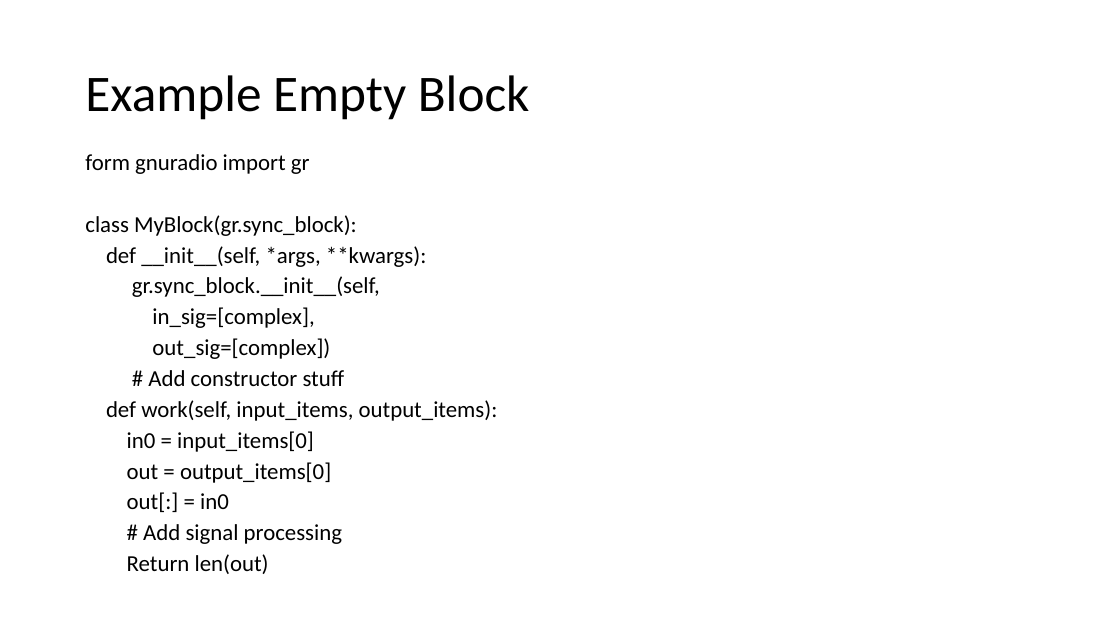
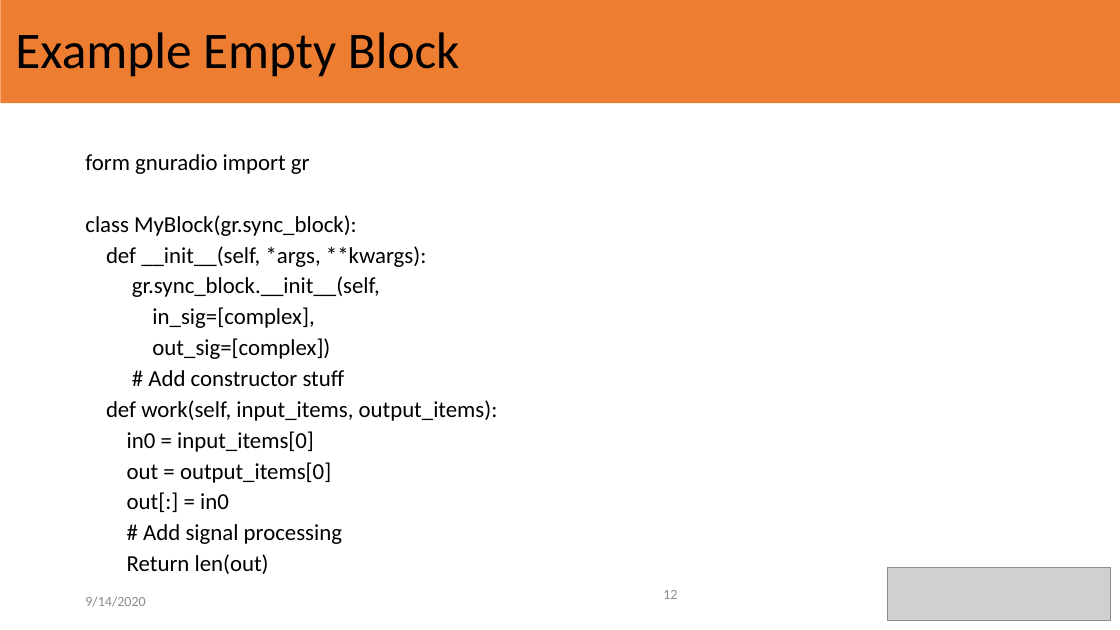
Before and after one commit to TheWylieStCoyote/writing_GNURadio_blocks_python, a slide deck: slide 12 of Presentation_workshop.pptx. Drawn at 1120x630 pixels with LibreOffice and Linux fonts; fonts in the diff are those of the drawing; grey boxes stand for pictures. Boxes give left, top, right and bottom in pixels: in the first picture for what was removed or moved away, otherwise in the second. Text is boxed around its words. In the diff, an @@ line names an element or a change of style, - is before the commit and + after.

```diff
--- a/Presentation_workshop.pptx
+++ b/Presentation_workshop.pptx
@@ rectangle added at box(1, 0, 1120, 103), fill #ED7D31 @@
@@ title "Example Empty Block": place and size @@
-title "Example Empty Block" at box(85, 75, 530, 120)
+title "Example Empty Block" at box(15, 32, 460, 77)
@@ picture added at box(887, 567, 1110, 621) @@
@@ text added at box(85, 596, 145, 607), 12 pt, text #8C8C8C @@
+9/14/2020
@@ page number added at box(663, 590, 677, 599), 12 pt, text #8C8C8C @@
+12
```
Also in this commit, not shown: 27 other slides changed, 1 other file.
